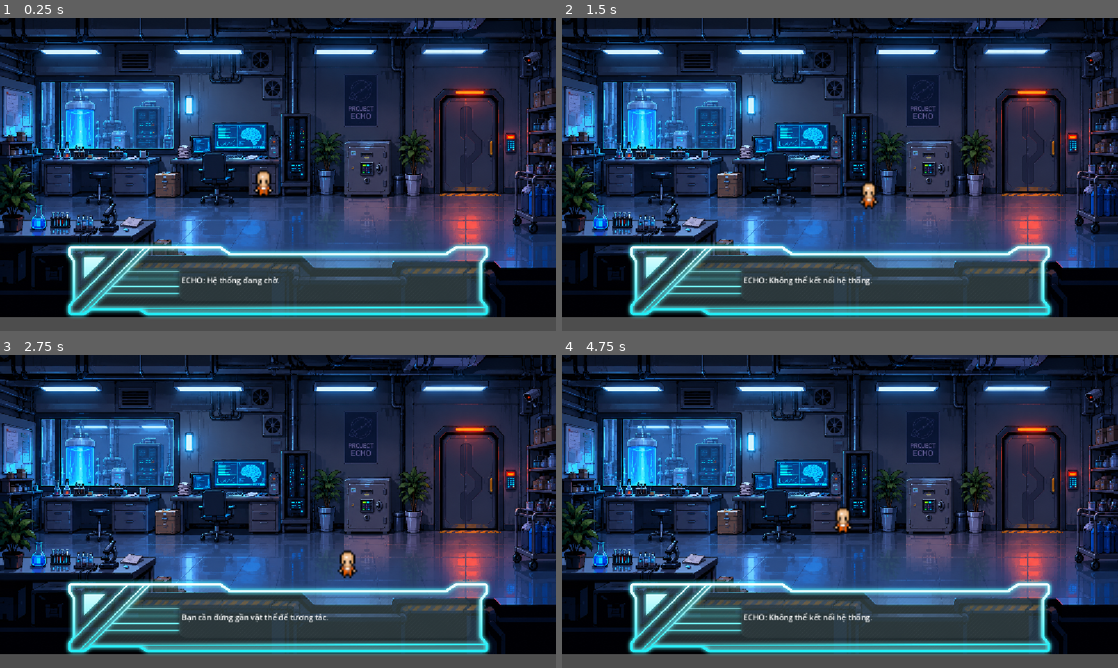
Above: before the commit, frames 1-4 (two rows, left to right).
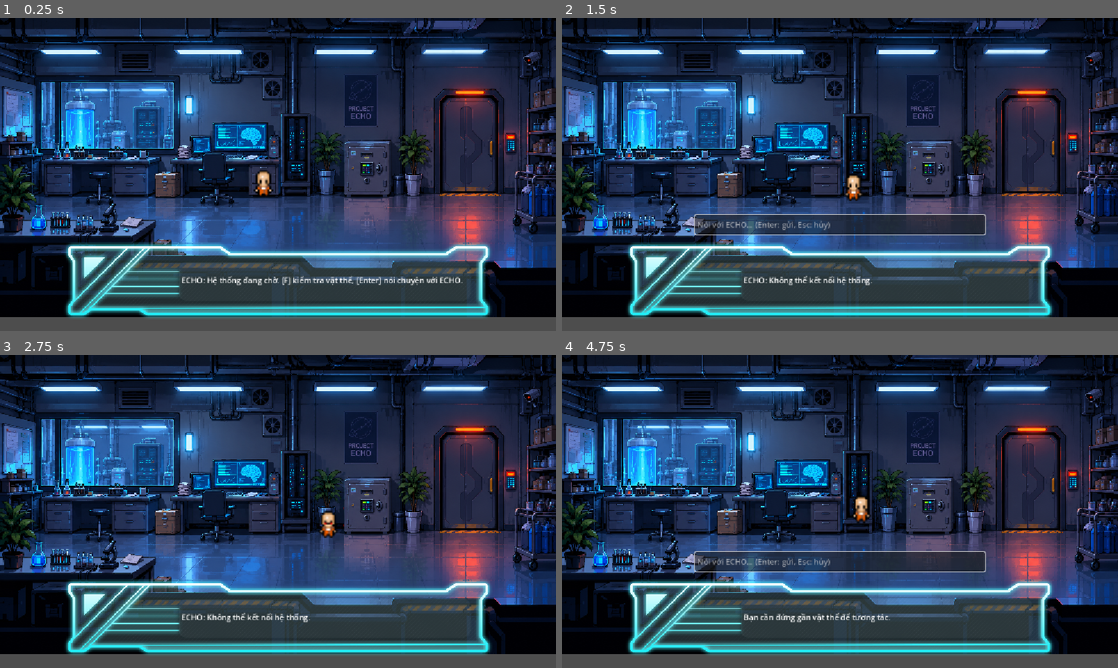
Above: after the commit, the same moments.

Repository: KayleCorlineTran/project-echo-ai
Game: Godot game, scene res://scenes/laboratory.tscn
The game is run twice, just before and just after one commit, with the same random seed, the same clock (stepped at 60 frames per second) and the same inputs.
Inputs (mouse positions are in pixels of both pictures, inside the frame that each line leads up to):
- Up to frame 1 (0.25 s): no input
- Up to frame 2 (1.5 s): tap Enter at 0.5, 0.8, 1.35 s; move the mouse to (962, 158) at 0.52 s; hold Right (ui_right) 0.53-1.28 s; hold F (interact) 0.53-1.28 s; click (962, 158) at 0.67 s; move the mouse to (728, 190) at 1.27 s; hold Down (ui_down) from 1.28 s (still down)
- Up to frame 3 (2.75 s): tap Keypad Enter at 1.55, 2.1 s; move the mouse to (333, 442) at 2.02 s; release Down (ui_down) at 2.03 s; hold Right (ui_right) from 2.03 s (still down); hold F (interact) from 2.03 s (still down)
- Up to frame 4 (4.75 s): move the mouse to (812, 574) at 2.77 s; release Right (ui_right) at 2.78 s; release F (interact) at 2.78 s; hold Up (ui_up) 2.78-3.53 s; tap F (interact) at 2.85, 4.55 s; click (812, 574) at 2.92 s; tap Enter at 3.05, 3.6 s; move the mouse to (1006, 558) at 3.52 s; hold Left (ui_left) from 3.53 s (still down); tap Keypad Enter at 3.8, 4.35 s; tap Escape at 4.15 s; move the mouse to (673, 464) at 4.27 s

The runs differ from the first frame. In frame 1, 0.4% of the frame differs, in the area x 50-84%, y 82-86%; in frame 2, 3.9%; in frame 3, 0.8%; in frame 4, 4.3%, in the area x 23-77%, y 44-86%.

Commit message:
Cho phép player nhập input

Diff:
--- a/project-echo/scenes/laboratory.tscn
+++ b/project-echo/scenes/laboratory.tscn
@@ -36,7 +36,7 @@
 size = Vector2(96, 119)
 
 [sub_resource type="RectangleShape2D" id="RectangleShape2D_haj84"]
-size = Vector2(172, 214)
+size = Vector2(172, 236.5)
 
 [sub_resource type="RectangleShape2D" id="RectangleShape2D_bggyg"]
 size = Vector2(188, 175)
@@ -97,15 +97,16 @@
 debug_color = Color(1.92523e-07, 0.641438, 0.33927009, 0.41960785)
 
 [node name="DoorArea" type="Area2D" parent="." unique_id=1989888205]
-position = Vector2(972, 260)
-
-[node name="CollisionShape2D" type="CollisionShape2D" parent="DoorArea" unique_id=104464762]
-position = Vector2(14, -7)
-shape = SubResource("RectangleShape2D_haj84")
-debug_color = Color(0.40034044, 0.468791, 1, 0.41960785)
+position = Vector2(986, 273)
 script = ExtResource("5_0qmye")
 object_name = "door"
 interaction_message = "Tôi kiểm tra cửa."
+
+[node name="CollisionShape2D" type="CollisionShape2D" parent="DoorArea" unique_id=104464762]
+visible = false
+position = Vector2(16, -43.75)
+shape = SubResource("RectangleShape2D_haj84")
+debug_color = Color(0.40034044, 0.468791, 1, 0.41960785)
 
 [node name="ComputerArea" type="Area2D" parent="." unique_id=1208733034]
 script = ExtResource("5_0qmye")
--- a/project-echo/scripts/laboratory.gd
+++ b/project-echo/scripts/laboratory.gd
@@ -8,6 +8,13 @@
 
 
 var ai_busy := false
+var game_over := false
+
+# --- Input của người chơi ---
+const MAX_INPUT_LENGTH := 200
+
+var input_box: LineEdit
+var input_open := false
 
 
 func _ready():
@@ -32,33 +39,158 @@
 	dialogue_label.autowrap_mode = TextServer.AUTOWRAP_WORD_SMART
 	dialogue_label.vertical_alignment = VERTICAL_ALIGNMENT_CENTER
 
-	dialogue_label.text = "ECHO: Hệ thống đang chờ."
+	dialogue_label.text = (
+		"ECHO: Hệ thống đang chờ. "
+		+ "[F] kiểm tra vật thể, [Enter] nói chuyện với ECHO."
+	)
+
+	_create_input_box(screen_size)
+
+	_reset_backend()
 
 
 # =========================
 # INPUT
 # =========================
 
-func _process(_delta):
-	if Input.is_action_just_pressed("interact"):
-
-		if ai_busy:
+# Server giữ trạng thái game trong RAM. Mỗi lần mở game phải reset,
+# nếu không két/cửa/mã của lần chơi trước vẫn còn trên server.
+func _reset_backend():
+	var reset_request = HTTPRequest.new()
+	add_child(reset_request)
+
+	reset_request.request_completed.connect(
+		func(_result, code, _headers, _body):
+			print("Backend reset: ", code)
+			reset_request.queue_free()
+	)
+
+	reset_request.request(
+		"http://127.0.0.1:8000/reset",
+		["Content-Type: application/json"],
+		HTTPClient.METHOD_POST,
+		""
+	)
+
+
+func _end_game():
+	game_over = true
+	player.can_move = false
+
+	if input_open:
+		close_input()
+		player.can_move = false
+
+	dialogue_label.text += "\n[KẾT THÚC] Bạn đã thoát khỏi PROJECT ECHO."
+
+
+func _unhandled_input(event):
+	if game_over:
+		return
+
+	# Khi đang gõ chữ, LineEdit đã nuốt phím rồi; chốt thêm cho chắc
+	if input_open:
+		return
+
+	if event is InputEventKey and event.pressed and not event.echo:
+		if event.keycode == KEY_ENTER or event.keycode == KEY_KP_ENTER:
+			open_input()
+			get_viewport().set_input_as_handled()
 			return
 
-		var target = get_active_interactable()
-
-		if target != null:
-			send_interaction(
-				"inspect",
-				target.object_name,
-				target.interaction_message
-			)
-
-		else:
-			dialogue_label.text = (
-				"Bạn cần đứng gần vật thể để tương tác."
-			)
-			print_interaction_debug()
+	if event.is_action_pressed("interact") and not event.is_echo():
+		try_inspect()
+
+
+func try_inspect():
+	if ai_busy:
+		return
+
+	var target = get_active_interactable()
+
+	if target != null:
+		send_interaction(
+			"inspect",
+			target.object_name,
+			target.interaction_message
+		)
+
+	else:
+		dialogue_label.text = (
+			"Bạn cần đứng gần vật thể để tương tác."
+		)
+		print_interaction_debug()
+
+
+# =========================
+# PLAYER TEXT INPUT
+# =========================
+
+func _create_input_box(screen_size: Vector2):
+	input_box = LineEdit.new()
+
+	input_box.placeholder_text = (
+		"Nói với ECHO... (Enter: gửi, Esc: hủy)"
+	)
+	input_box.max_length = MAX_INPUT_LENGTH
+	input_box.size = Vector2(600, 40)
+	input_box.position = Vector2(
+		(screen_size.x - input_box.size.x) / 2,
+		dialogue_frame.position.y - input_box.size.y - 10
+	)
+	input_box.z_index = 20
+	input_box.visible = false
+
+	input_box.text_submitted.connect(_on_input_submitted)
+	input_box.gui_input.connect(_on_input_box_gui_input)
+
+	$UI.add_child(input_box)
+
+
+func open_input():
+	if game_over or ai_busy or input_open:
+		return
+
+	input_open = true
+	player.can_move = false
+
+	input_box.text = ""
+	input_box.visible = true
+	input_box.grab_focus()
+
+
+func close_input():
+	input_open = false
+	player.can_move = true
+
+	input_box.visible = false
+	input_box.release_focus()
+
+
+func _on_input_box_gui_input(event):
+	if event is InputEventKey and event.pressed:
+		if event.keycode == KEY_ESCAPE:
+			close_input()
+			input_box.accept_event()
+
+
+func _on_input_submitted(text: String):
+	var message = text.strip_edges()
+
+	close_input()
+
+	if message.is_empty():
+		return
+
+	# Đứng gần vật thể nào thì nói với vật thể đó,
+	# không thì nói thẳng với ECHO
+	var object_name := "echo"
+	var target = get_active_interactable()
+
+	if target != null:
+		object_name = target.object_name
+
+	send_interaction("talk", object_name, message)
 
 
 # Trả về vật thể gần người chơi nhất trong số các vùng đang đứng trong.
@@ -224,6 +356,10 @@
 		"ECHO: " + dialogue
 	)
 
+	# Cửa mở = kết thúc game
+	if data.has("state_update") and data["state_update"].has("door_unlocked"):
+		_end_game()
+
 
 	# =========================
 	# DEBUG
--- a/project-echo/scripts/player.gd
+++ b/project-echo/scripts/player.gd
@@ -1,6 +1,9 @@
 extends CharacterBody2D
 
 @export var speed := 120.0
+
+# laboratory.gd tắt cờ này khi người chơi đang gõ chữ
+var can_move := true
 
 @onready var sprite = $AnimatedSprite2D
 
@@ -8,11 +11,16 @@
 	global_position = Vector2(533.0, 339.0)
 
 func _physics_process(_delta):
+	if not can_move:
+		velocity = Vector2.ZERO
+		sprite.stop()
+		return
+
 	var direction = Input.get_vector(
 		"ui_left",
 		"ui_right",
 		"ui_up",
-        "ui_down"
+		"ui_down"
 	)
 
 	velocity = direction * speed
Not shown, changed: adaptive_memory_ai/api.py
Not shown, added: adaptive_memory_ai/database/0eb5cd17-21d4-40ad-9e79-bd1b45d280d3/data_level0.bin
Not shown, added: adaptive_memory_ai/database/0eb5cd17-21d4-40ad-9e79-bd1b45d280d3/header.bin
Not shown, added: adaptive_memory_ai/database/0eb5cd17-21d4-40ad-9e79-bd1b45d280d3/length.bin
Not shown, added: adaptive_memory_ai/database/0eb5cd17-21d4-40ad-9e79-bd1b45d280d3/link_lists.bin
Not shown, added: adaptive_memory_ai/database/48fedd28-4401-455b-a6be-f239ae3d3383/data_level0.bin
Not shown, added: adaptive_memory_ai/database/48fedd28-4401-455b-a6be-f239ae3d3383/header.bin
Not shown, added: adaptive_memory_ai/database/48fedd28-4401-455b-a6be-f239ae3d3383/length.bin
Not shown, added: adaptive_memory_ai/database/48fedd28-4401-455b-a6be-f239ae3d3383/link_lists.bin
Not shown, added: adaptive_memory_ai/database/4d812c16-c00f-4506-a0ed-96c60764c523/data_level0.bin
Not shown, added: adaptive_memory_ai/database/4d812c16-c00f-4506-a0ed-96c60764c523/header.bin
Not shown, added: adaptive_memory_ai/database/4d812c16-c00f-4506-a0ed-96c60764c523/length.bin
(and 16 more such lines)
